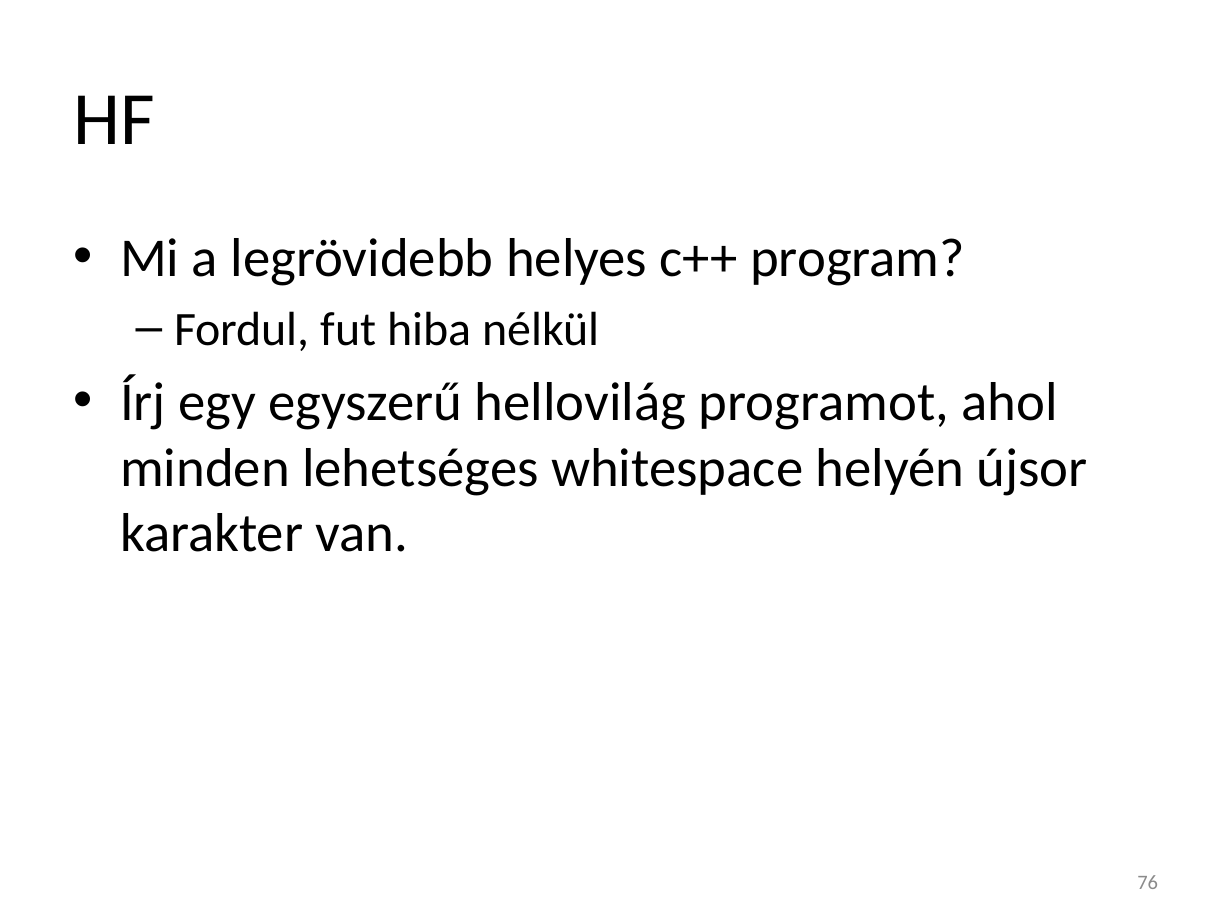
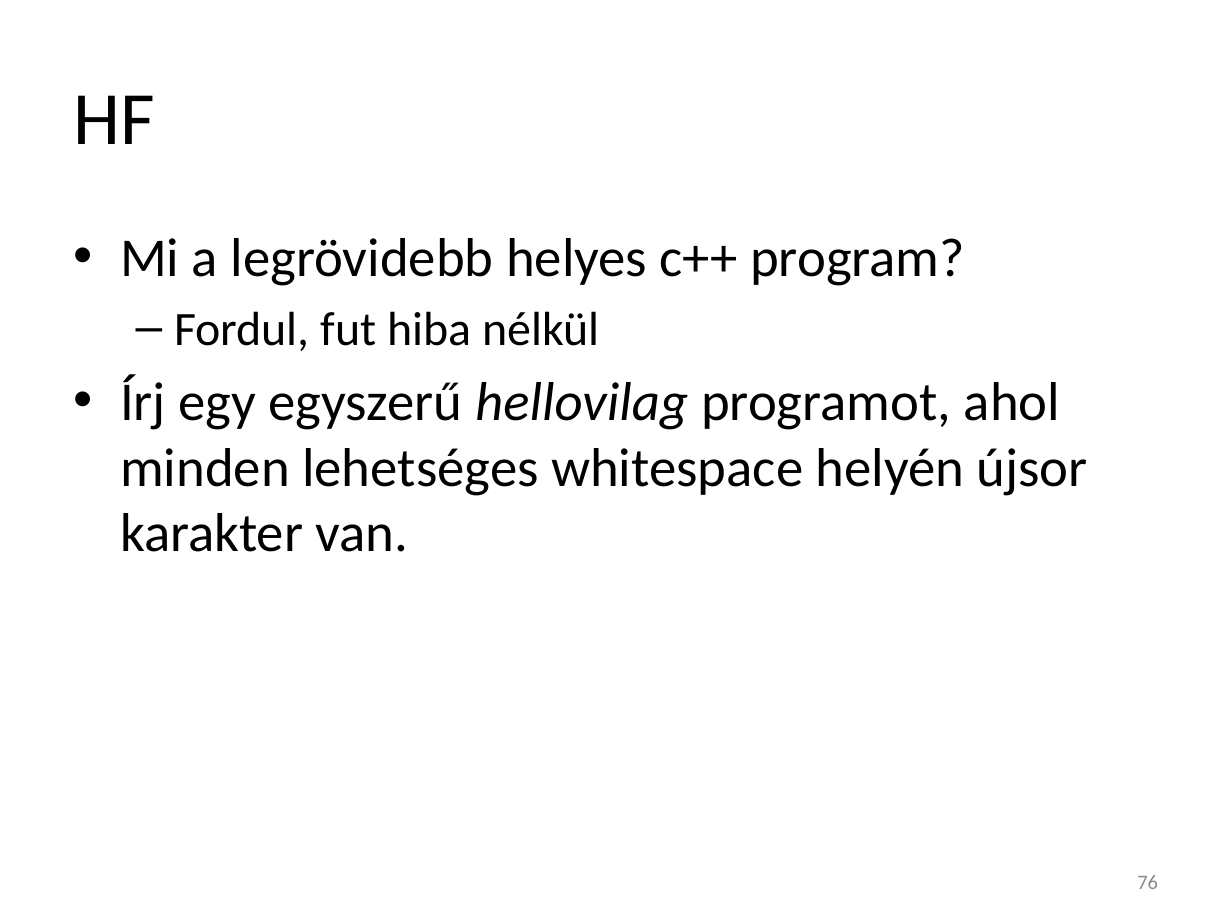
Before and after one commit to torokmark/cppgyak_jegyzet, a slide deck: slide 76 of programozasi_nyelvek_cpp_gyak01.pptx. Drawn at 1232x924 pixels with LibreOffice and Linux fonts; fonts in the diff are those of the drawing. Boxes give left, top, right and bottom in pixels: in the first picture for what was removed or moved away, otherwise in the second. Text is boxed around its words. In the diff, an @@ line names an element or a change of style, - is before the commit and + after.

Commit message:
Fixed: typos

```diff
--- a/programozasi_nyelvek_cpp_gyak01.pptx
+++ b/programozasi_nyelvek_cpp_gyak01.pptx
@@ text at (120,374,1088,552): text changed @@
-• Írj egy egyszerű hellovilág programot, ahol minden lehetséges whitespace helyén újsor karakter van.
+• Írj egy egyszerű hellovilag programot, ahol minden lehetséges whitespace helyén újsor karakter van.
```
Also in this commit, not shown: 8 other slides changed.
